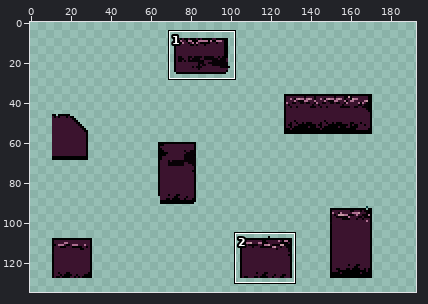
Edited in one commit: pixel-art file (Assets/Art/Backgrounds/Map-02/ground.aseprite). The picture above shows the old version from afar; the outline marks the close-up.
Close-up. The starting point:
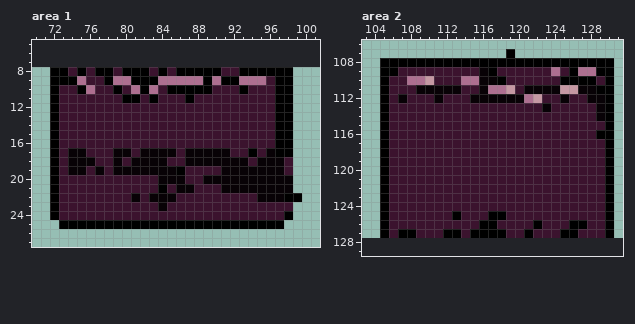
198x120 pixels, 1 frame. Colours within 5 levels of each other are drawn and written as one. Shown: area 1: x 70..101, y 5..27; area 2: x 103..131, y 106..129. The old version is drawn lined up with the new one, on the new canvas. The commit also changed other parts of the picture, which this record leaves out.
Once edited:
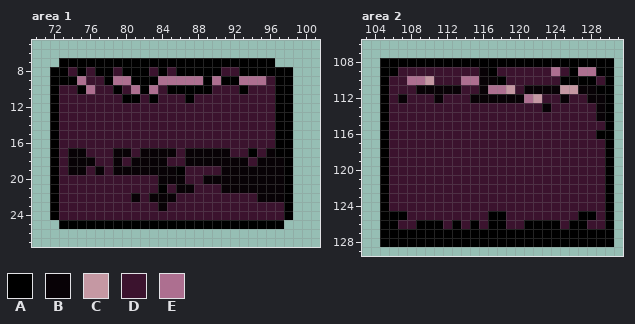
Palette (. is transparent): A #000000  B #080206  C #c598a3  D #3b132e  E #ad6f90
The edit:
canvas 198x120 -> 193x135, the old top-left corner now at 11,8 (the part of the old canvas that was cut away was empty and is not shown)
Area 1:
y 7: x 73..96 ........................ -> AAAAAAAAAAAAAAAAAAAAAAAA
y 18..19: x 98 D -> A
y 20..21: x 98 B -> A
y 22: x 99 A -> .
y 23: x 98 D -> A
Area 2:
y 107: x 119 A -> .
y 125: x 106..107 DD -> AA; x 113 A -> D; x 127..128 DD -> AA
y 126: x 106 D -> A; x 109..111 DDD -> AAA; x 113 D -> A; x 115..116 DA -> AD; x 118 D -> A; x 121 D -> A; x 123..124 DD -> AA
y 127: x 106 D -> A; x 109..111 DDD -> AAA; x 114 D -> A; x 119..120 DD -> AA; x 122..124 DDD -> AAA; x 127..129 DDD -> AAA
y 128: x 105..130 .......................... -> AAAAAAAAAAAAAAAAAAAAAAAAAA
Boxes around the changes in both close-ups, in picture pixels (x1, y1, x2, y2):
added: (59, 58, 275, 67)
changed: (284, 157, 302, 211)
erased: (506, 49, 515, 58)
changed: (380, 211, 614, 247)
